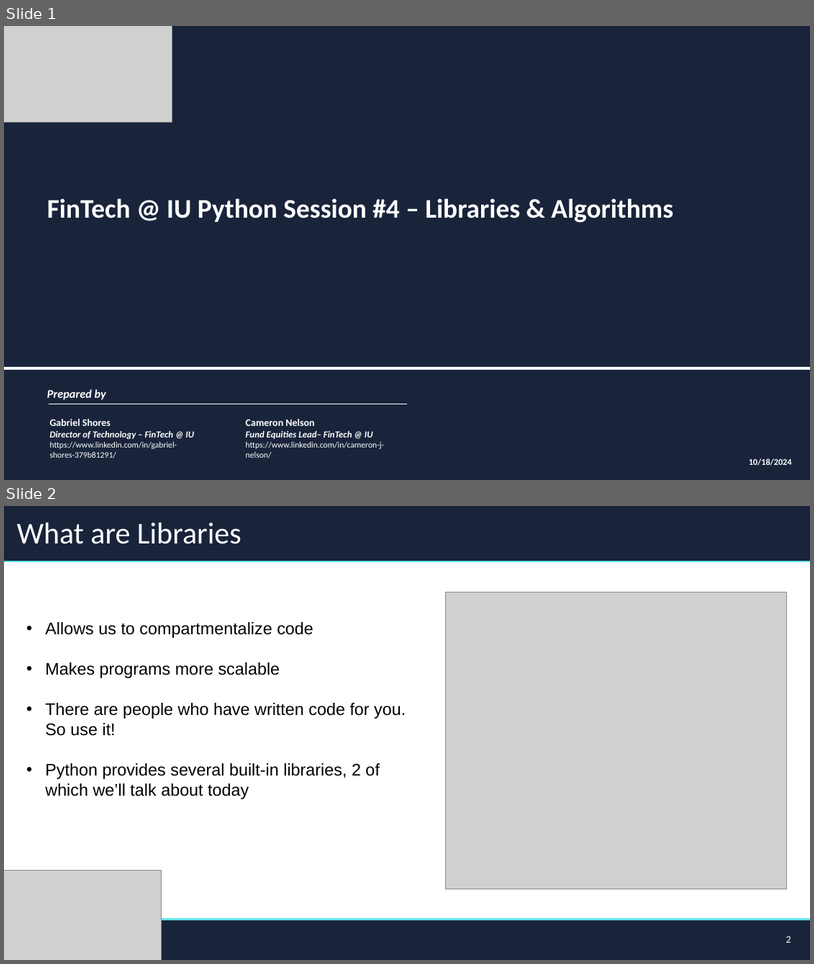
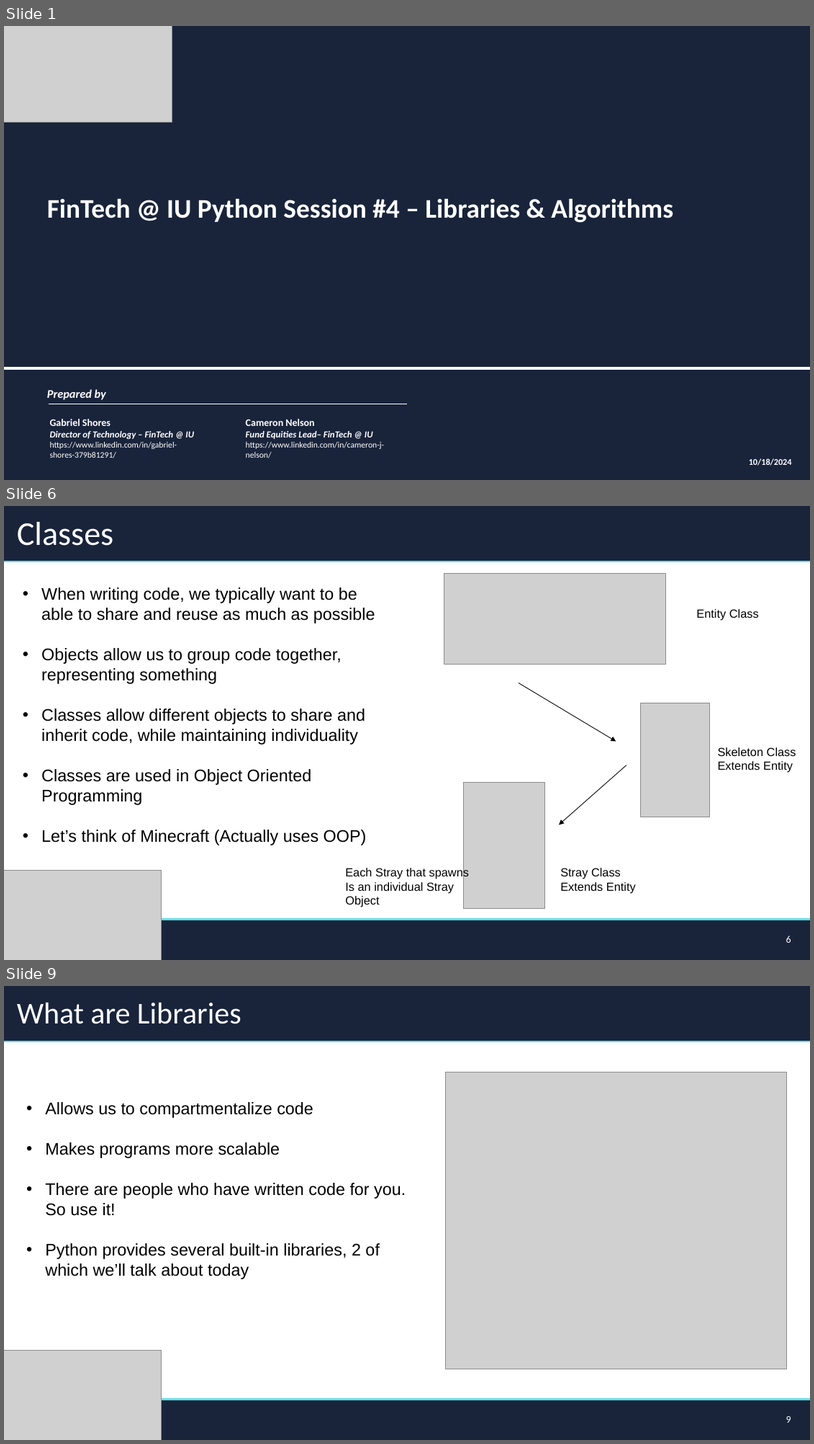
Before and after one commit to FinTechIU/pySupp, a slide deck: FA24/WK4/CodingSessionFour.pptx. Shown one above the other, each under a label of ours: slides 1 and 2 before the commit, slides 1, 6 and 9 after it; the slides between them are not shown. The pictures are 814x964 and 814x1444 pixels, drawn with LibreOffice and Linux fonts; fonts in the diff are those of the drawing; grey boxes stand for pictures; background and template pictures are left out. Boxes give left, top, right and bottom in pixels: in the first picture for what was removed or moved away, otherwise in the second. Text is boxed around its words. In the diff, an @@ line names an element or a change of style, - is before the commit and + after.

Commit message:
Added teching classes and some more algorithmic complexity

```diff
--- a/FA24/WK4/CodingSessionFour.pptx
+++ b/FA24/WK4/CodingSessionFour.pptx
@@ slide 6 added at [4, 506, 810, 960], background #FFFFFF @@
@@ rectangle added at [4, 506, 810, 561], fill #19243B, outline #19243B 1 pt @@
@@ title added at [17, 522, 113, 546], 39.6 pt, text #FFFFFF @@
+Classes
@@ line added from (4, 561) to (810, 561), #5EE1E6 2.25 pt @@
@@ text added at [41, 587, 376, 845], 20 pt, text #000000 @@
+• When writing code, we typically want to be able to share and reuse as much as possible
+• Objects allow us to group code together, representing something
+• Classes allow different objects to share and inherit code, while maintaining individuality
+• Classes are used in Object Oriented Programming
+• Let’s think of Minecraft (Actually uses OOP)
@@ picture added at [445, 574, 666, 664] @@
@@ text added at [697, 609, 759, 620], 14 pt, text #000000 @@
+Entity Class
@@ arrow added from (519, 682) to (616, 741), #000000 0.75 pt @@
@@ picture added at [641, 703, 710, 816] @@
@@ text added at [718, 747, 797, 772], 14 pt, text #000000 @@
+Skeleton Class
+Extends Entity
@@ picture added at [464, 782, 545, 908] @@
@@ arrow added from (627, 765) to (559, 825), #000000 0.75 pt @@
@@ picture added at [4, 870, 162, 960] @@
@@ text added at [345, 867, 469, 907], 14 pt, text #000000 @@
+Each Stray that spawns
+Is an individual Stray
+Object
@@ text added at [561, 867, 636, 893], 14 pt, text #000000 @@
+Stray Class
+Extends Entity
@@ rectangle added at [4, 921, 810, 960], fill #19243B, outline #19243B 1 pt @@
@@ line added from (4, 919) to (810, 919), #5EE1E6 2.25 pt @@
@@ page number added at [787, 935, 792, 942], 12 pt, text #FFFFFF @@
+6
@@ what was slide 2 is now slide 9 @@
@@ page number at [787, 1416, 792, 1422]: text changed @@
-2
+9
```
Also in this commit, not shown: 6 other slides added, 2 other files.
